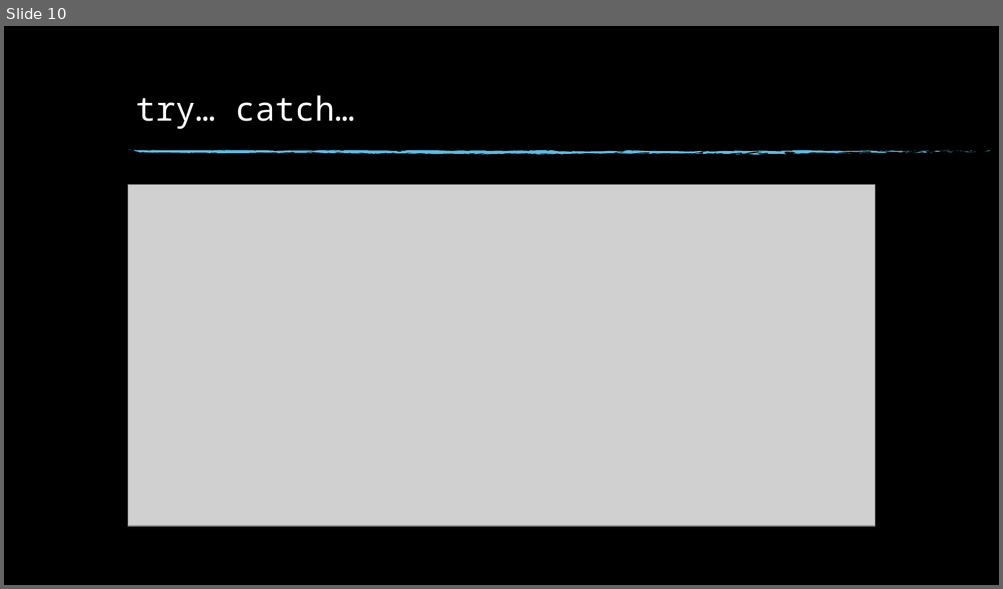
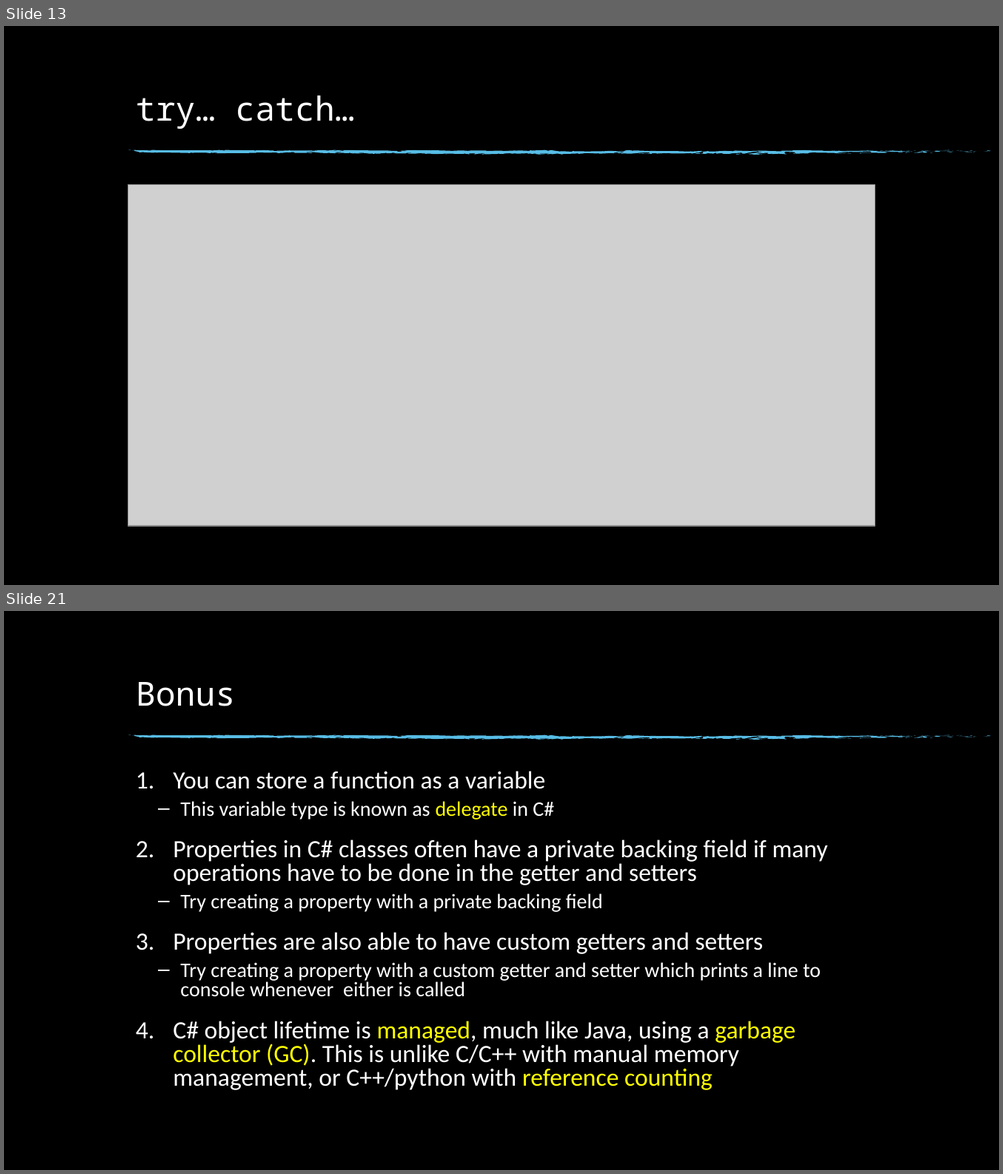
Before and after one commit to NottsCSS/DotNetWorkshop, a slide deck: Week1/Week 1.pptx. Shown one above the other, each under a label of ours: slide 10 before the commit, slides 13 and 21 after it; the slides between them are not shown. The pictures are 1003x589 and 1003x1174 pixels, drawn with LibreOffice and Linux fonts; fonts in the diff are those of the drawing; grey boxes stand for pictures; background and template pictures are left out. Boxes give left, top, right and bottom in pixels: in the first picture for what was removed or moved away, otherwise in the second. Text is boxed around its words. In the diff, an @@ line names an element or a change of style, - is before the commit and + after.

```diff
--- a/Week1/Week 1.pptx
+++ b/Week1/Week 1.pptx
@@ slide 21 added at (4, 611, 999, 1170), background picture (left out); not listed: 74 template elements that a slide beside it also shows @@
@@ title added at (136, 682, 235, 706), 32 pt, text #FFFFFF @@
+Bonus
@@ text added at (173, 771, 828, 1091), 24 pt, text #FFFFFF @@
+1. You can store a function as a variable
+  – This variable type is known as delegate in C#
+2. Properties in C# classes often have a private backing field if many operations have to be done in the getter and setters
+  – Try creating a property with a private backing field
+3. Properties are also able to have custom getters and setters
+  – Try creating a property with a custom getter and setter which prints a line to console whenever either is called
+4. C# object lifetime is managed, much like Java, using a garbage collector (GC). This is unlike C/C++ with manual memory management, or C++/python with reference counting
@@ what was slide 10 is now slide 13 @@
```
Also in this commit, not shown: 4 slides changed, 6 other slides added.
